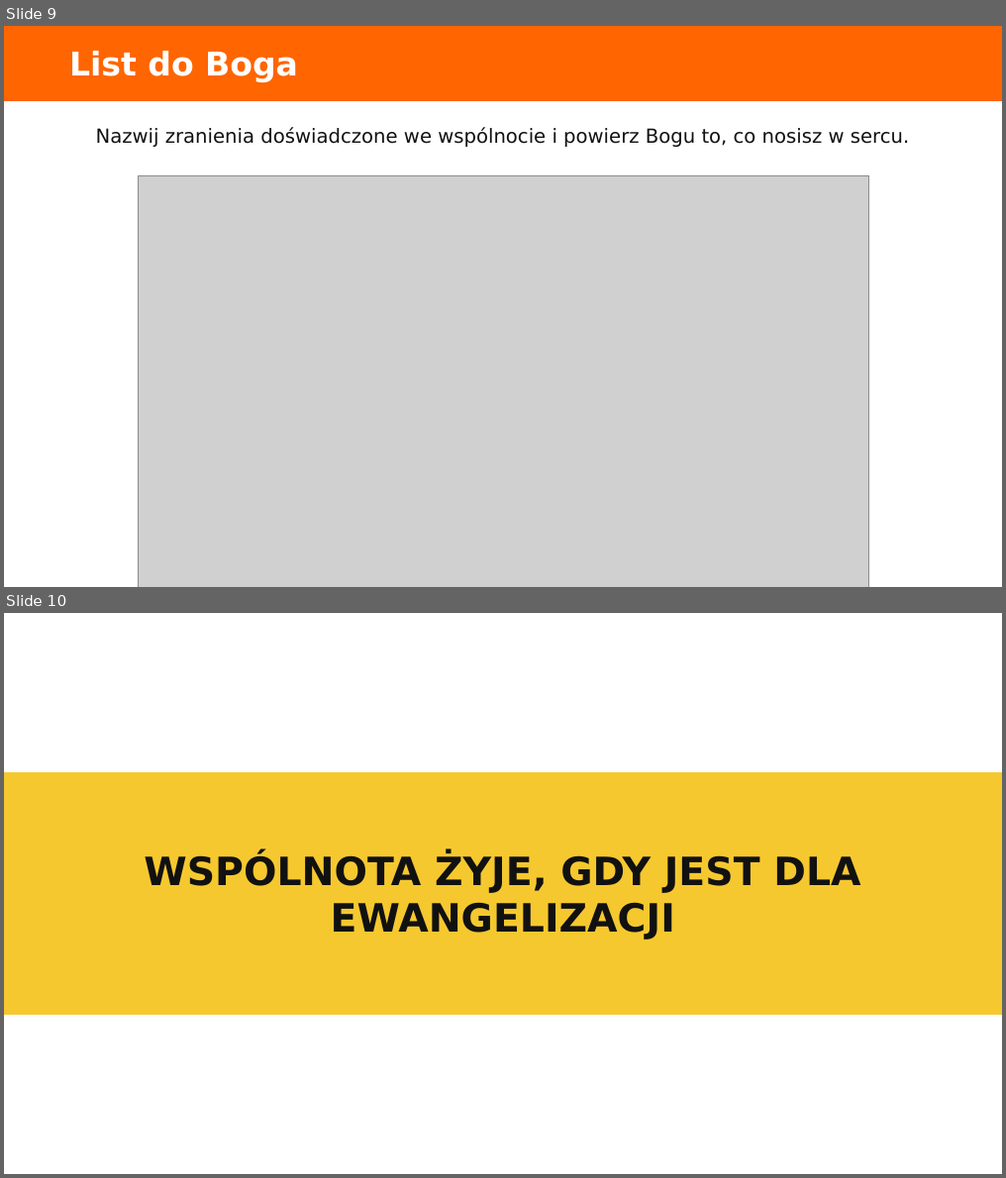
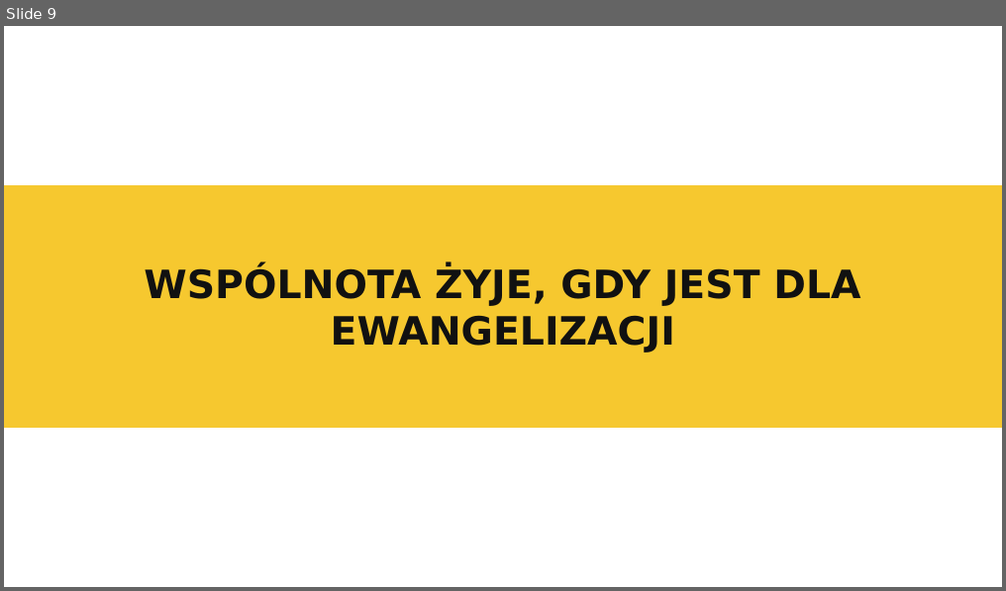
Before and after one commit to folkien/teachings, a slide deck: issue_kurs_kamch_lubecko/8.wspolnota/8.wspolnota.pptx. Shown one above the other, each under a label of ours: slides 9 and 10 before the commit, slide 9 after it. The pictures are 1006x1178 and 1006x591 pixels, drawn with LibreOffice and Linux fonts; fonts in the diff are those of the drawing; grey boxes stand for pictures. Boxes give left, top, right and bottom in pixels: in the first picture for what was removed or moved away, otherwise in the second. Text is boxed around its words. In the diff, an @@ line names an element or a change of style, - is before the commit and + after.

```diff
--- a/issue_kurs_kamch_lubecko/8.wspolnota/8.wspolnota.pptx
+++ b/issue_kurs_kamch_lubecko/8.wspolnota/8.wspolnota.pptx
@@ slide 9 removed at (x1=4, y1=26, x2=1002, y2=587), background #FFFFFF @@
@@ rectangle removed at (x1=4, y1=26, x2=1002, y2=101) @@
@@ text removed at (x1=69, y1=51, x2=298, y2=82) @@
-List do Boga
@@ text removed at (x1=96, y1=127, x2=909, y2=147) @@
-Nazwij zranienia doświadczone we wspólnocie i powierz Bogu to, co nosisz w sercu.
@@ picture removed at (x1=138, y1=175, x2=869, y2=587) @@
@@ what was slide 10 is now slide 9 @@
```
Also in this commit, not shown: 3 other files.
